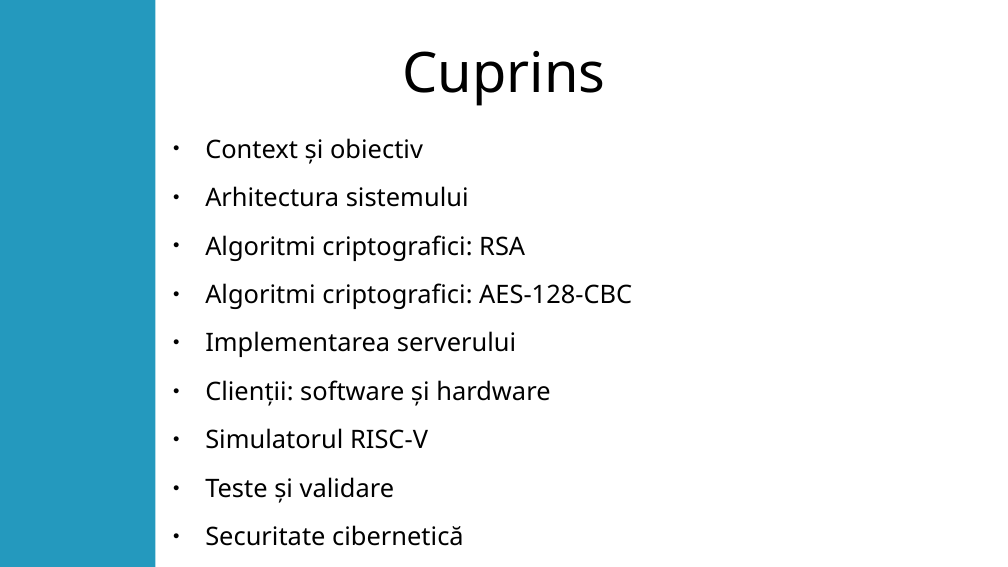
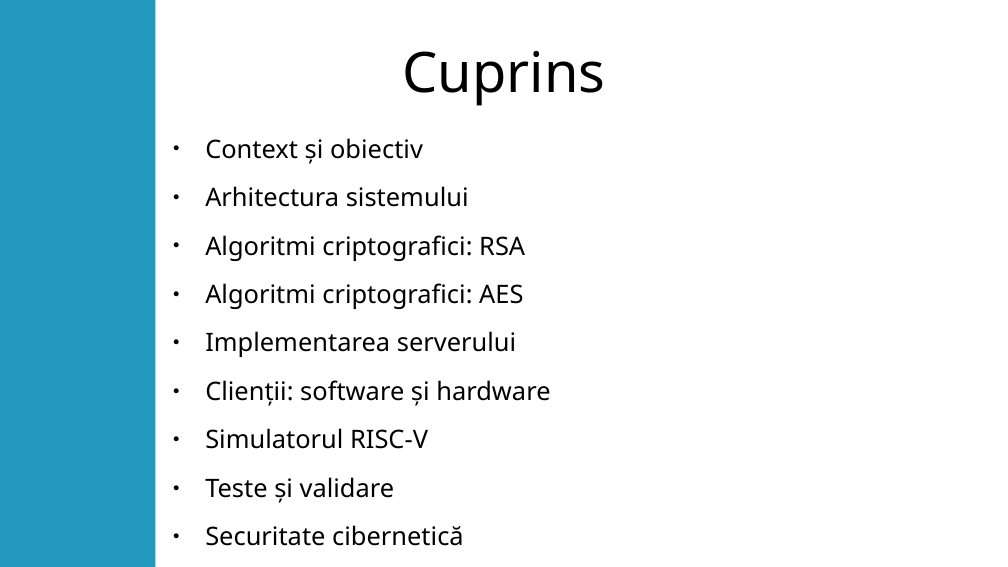
Before and after one commit to DancauRares-Andrei/proiect-Disertatie, a slide deck: slide 2 of Documentatie/Prezentare.odp. Drawn at 1008x567 pixels with LibreOffice and Linux fonts; fonts in the diff are those of the drawing. Boxes give left, top, right and bottom in pixels: in the first picture for what was removed or moved away, otherwise in the second. Text is boxed around its words. In the diff, an @@ line names an element or a change of style, - is before the commit and + after.

```diff
--- a/Documentatie/Prezentare.odp
+++ b/Documentatie/Prezentare.odp
@@ text at <box>205,283,523,309</box>: text changed @@
-● Algoritmi criptografici: AES-128-CBC
+● Algoritmi criptografici: AES
```
Also in this commit, not shown: 1 other slide changed, 1 other file.
